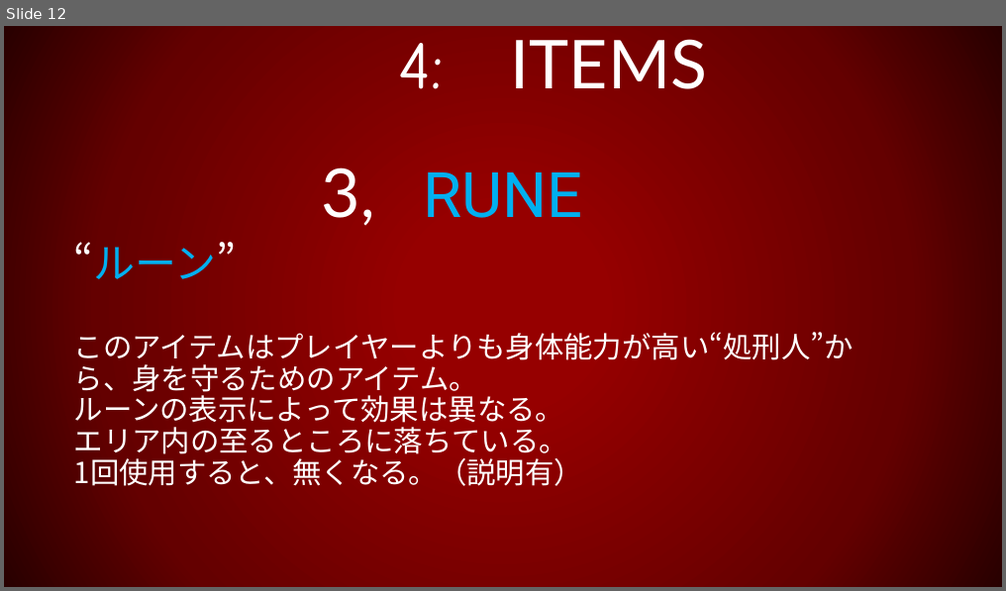
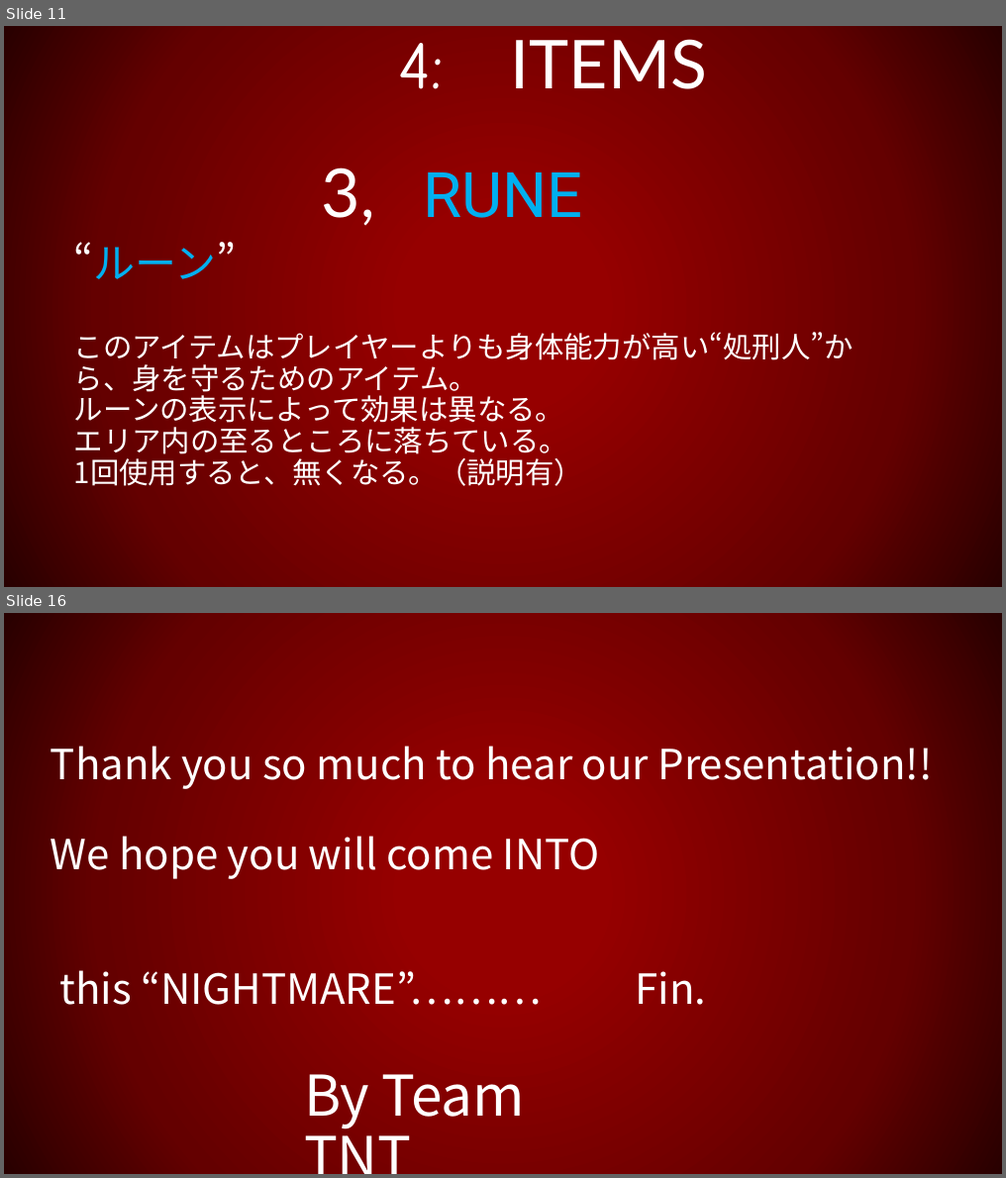
Before and after one commit to 1816025/UE4-Project, a slide deck: TEAM2020.pptx. Shown one above the other, each under a label of ours: slide 12 before the commit, slides 11 and 16 after it; the slides between them are not shown. The pictures are 1006x591 and 1006x1178 pixels, drawn with LibreOffice and Linux fonts; fonts in the diff are those of the drawing. Boxes give left, top, right and bottom in pixels: in the first picture for what was removed or moved away, otherwise in the second. Text is boxed around its words. In the diff, an @@ line names an element or a change of style, - is before the commit and + after.

```diff
--- a/TEAM2020.pptx
+++ b/TEAM2020.pptx
@@ slide 16 added at bbox=[4, 613, 1002, 1174], background gradient #960000 to #650000 to #290000 @@
@@ text added at bbox=[51, 746, 932, 1015], 40 pt, text #FFFFFF @@
+Thank you so much to hear our Presentation!!
+We hope you will come INTO
+this “NIGHTMARE”……… Fin.
@@ text added at bbox=[304, 1074, 526, 1130], 54 pt, text #FFFFFF @@
+By Team TNT
@@ what was slide 12 is now slide 11 @@
```
Also in this commit, not shown: 9 slides changed, 3 other slides added, 6 slides removed.
